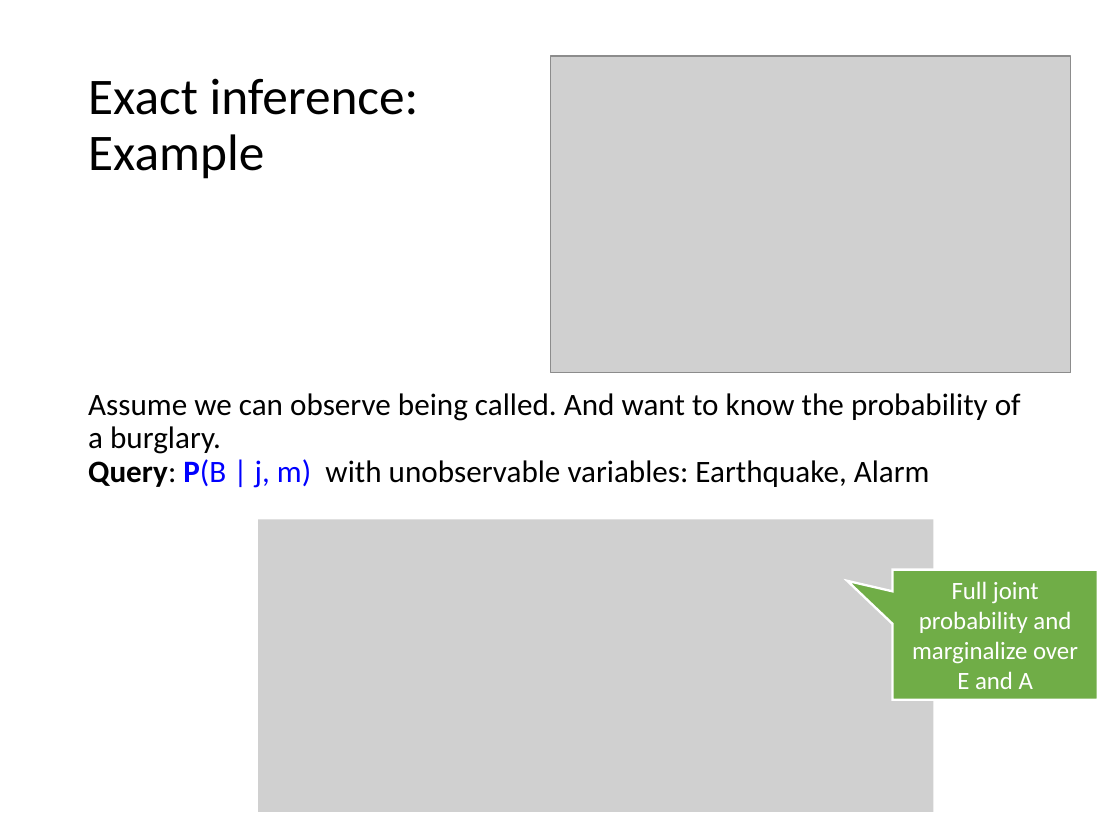
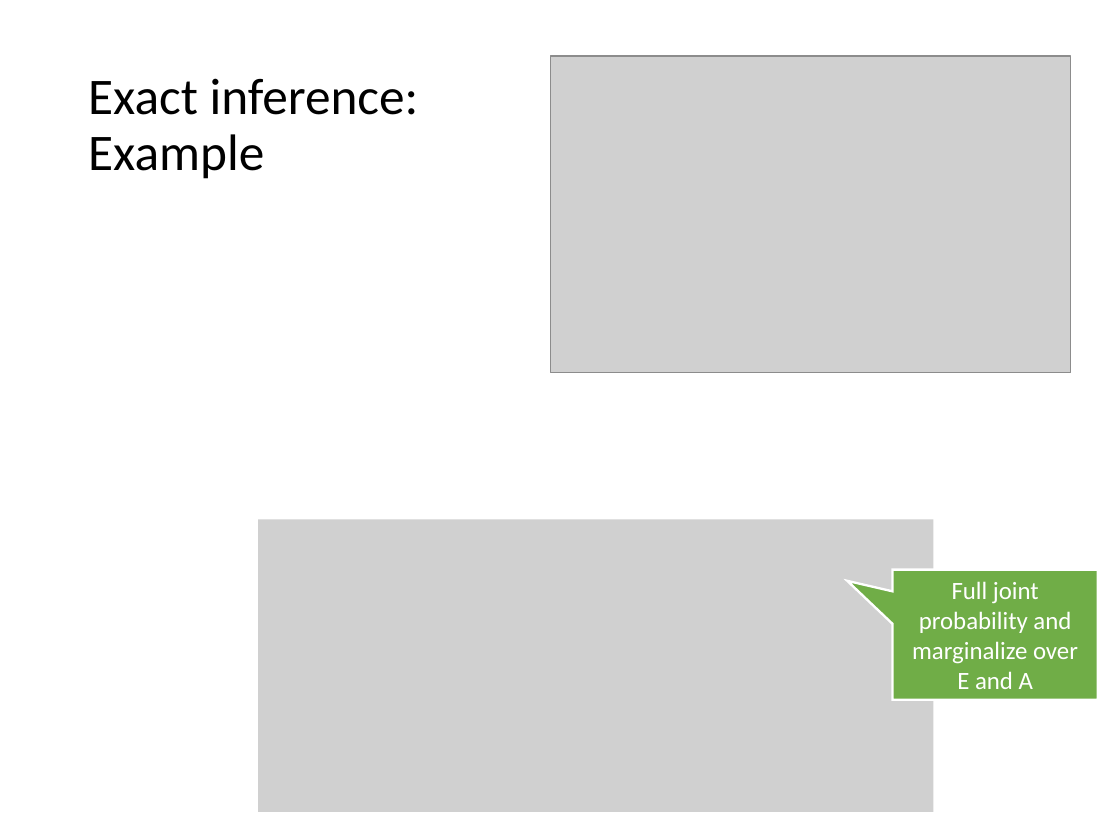
Before and after one commit to mhahsler/CS7320-AI, a slide deck: slide 24 of slides/13_bayes_nets.pptx (slide 23 before the commit). Drawn at 1120x840 pixels with LibreOffice and Linux fonts; fonts in the diff are those of the drawing; grey boxes stand for pictures. Boxes give left, top, right and bottom in pixels: in the first picture for what was removed or moved away, otherwise in the second. Text is boxed around its words. In the diff, an @@ line names an element or a change of style, - is before the commit and + after.

```diff
--- a/slides/13_bayes_nets.pptx
+++ b/slides/13_bayes_nets.pptx
@@ text removed at <box>88,393,1021,488</box> @@
-Assume we can observe being called. And want to know the probability of a burglary.
-Query: P(B | j, m) with unobservable variables: Earthquake, Alarm
```
Also in this commit, not shown: 16 other slides changed, 5 slides added, 2 slides removed, 3 other files.
